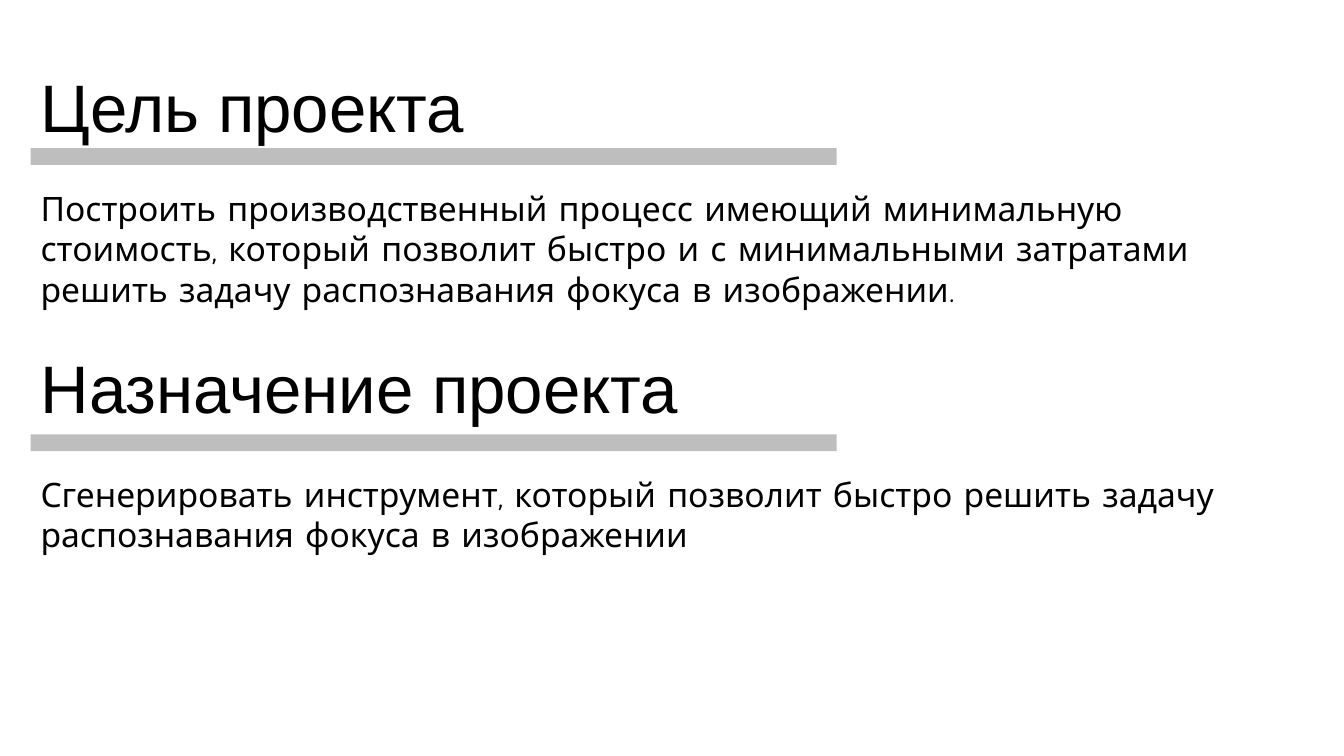
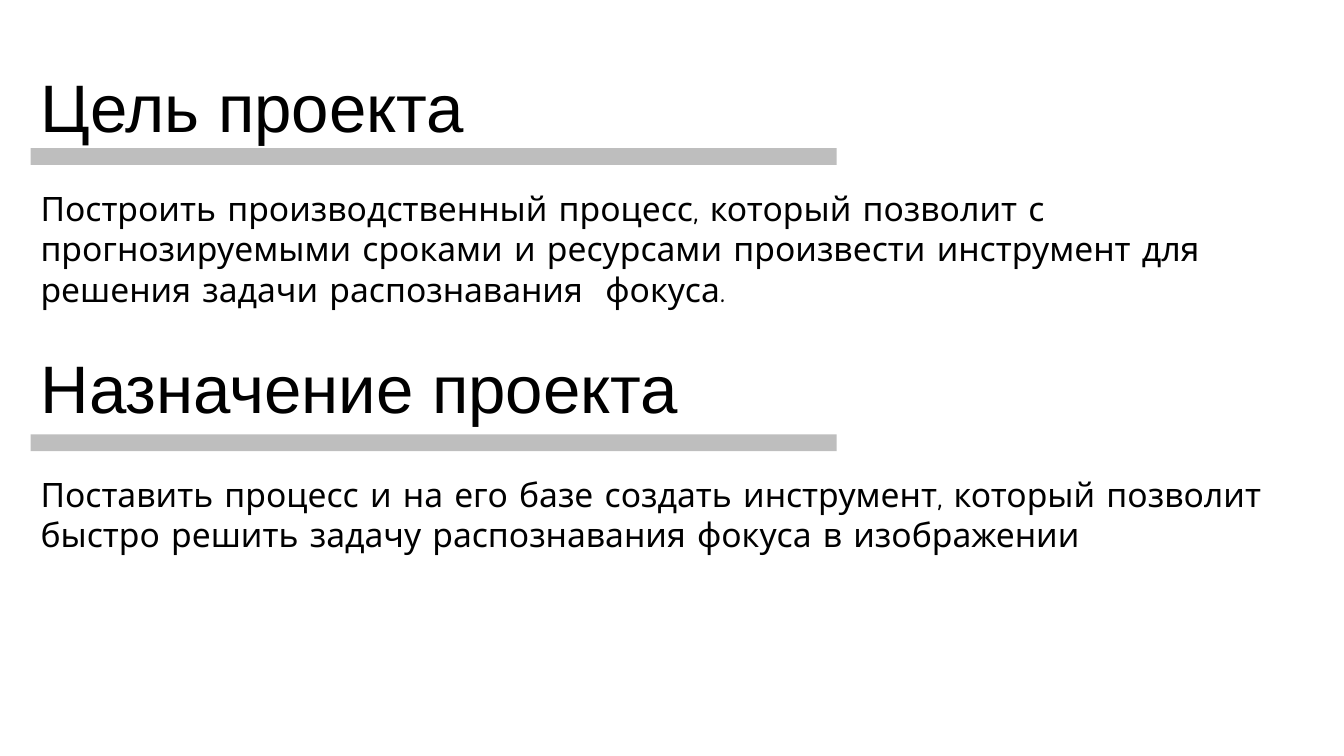
Before and after one commit to pooh2014/ARTIFICIAL-INTELLIGENCE, a slide deck: slide 3 of Documents/Презентация отчет.pptx. Drawn at 1344x756 pixels with LibreOffice and Linux fonts; fonts in the diff are those of the drawing; background and template pictures are left out. Boxes give left, top, right and bottom in pixels: in the first picture for what was removed or moved away, otherwise in the second. Text is boxed around its words. In the diff, an @@ line names an element or a change of style, - is before the commit and + after.

```diff
--- a/Documents/Презентация отчет.pptx
+++ b/Documents/Презентация отчет.pptx
@@ text at [41,195,1200,310]: text changed @@
-Построить производственный процесс имеющий минимальную стоимость, который позволит быстро и с минимальными затратами решить задачу распознавания фокуса в изображении.
+Построить производственный процесс, который позволит с прогнозируемыми сроками и ресурсами произвести инструмент для решения задачи распознавания фокуса.
@@ text at [41,481,1261,555]: text changed @@
-Сгенерировать инструмент, который позволит быстро решить задачу распознавания фокуса в изображении
+Поставить процесс и на его базе создать инструмент, который позволит быстро решить задачу распознавания фокуса в изображении
```
Also in this commit, not shown: 2 other slides changed, 2 slides added, 1 slide removed.
